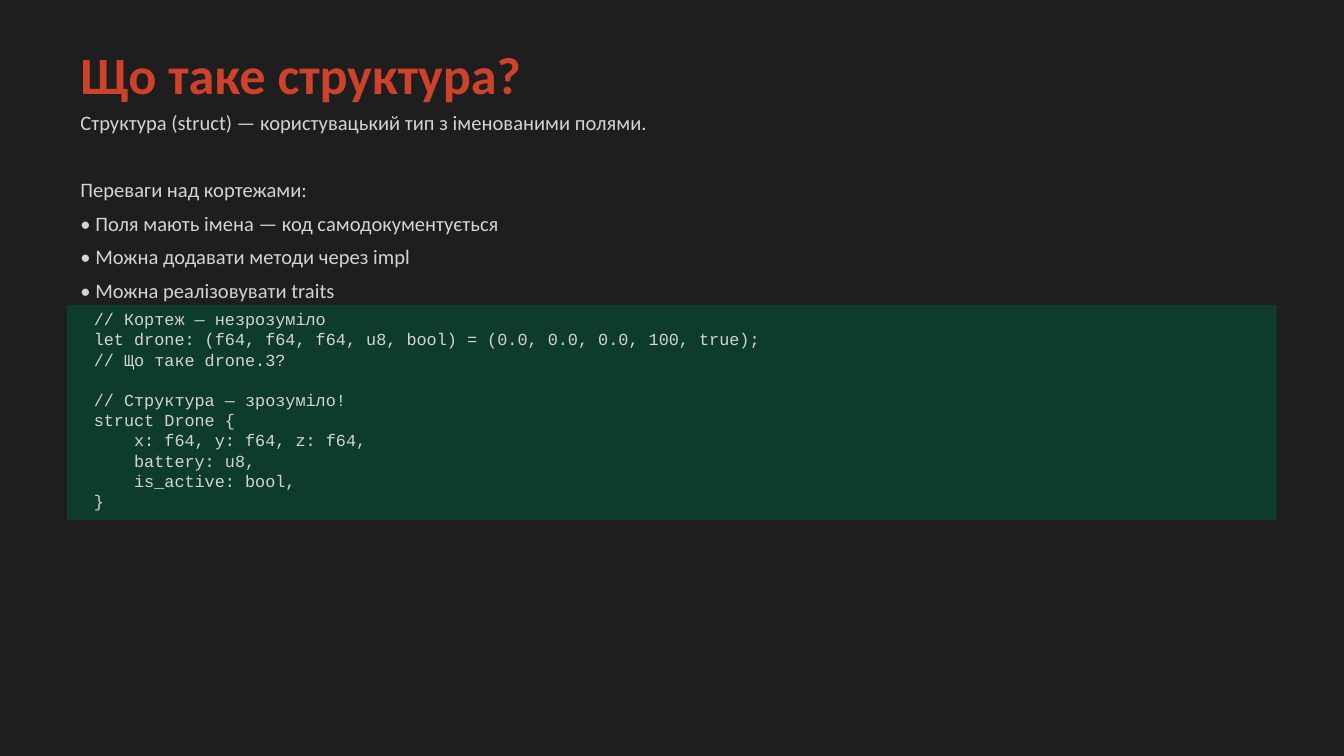
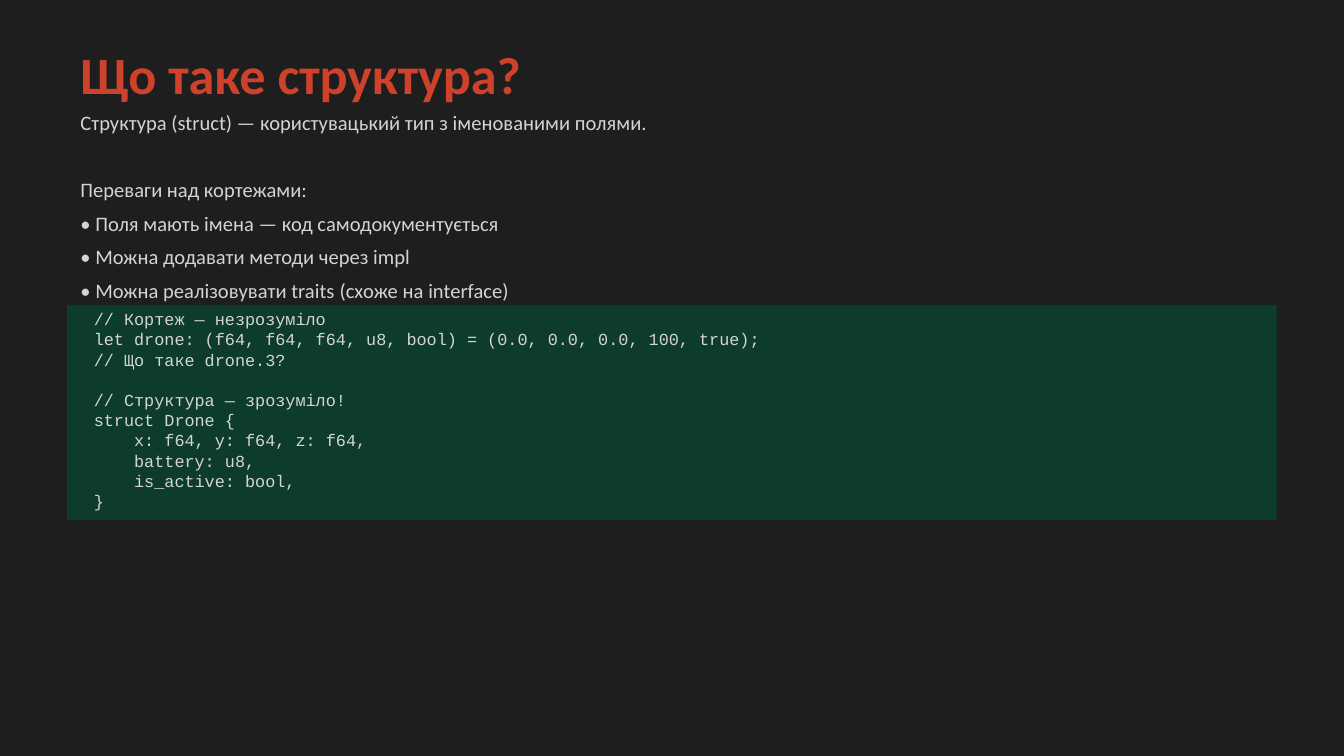
Before and after one commit to oleksiibychkov/rust-mas-textbook, a slide deck: slide 41 of src/lectures/ppt/Лекція_2_Rust_Розширена.pptx (slide 39 before the commit). Drawn at 1344x756 pixels with LibreOffice and Linux fonts; fonts in the diff are those of the drawing. Boxes give left, top, right and bottom in pixels: in the first picture for what was removed or moved away, otherwise in the second. Text is boxed around its words. In the diff, an @@ line names an element or a change of style, - is before the commit and + after.

```diff
--- a/src/lectures/ppt/Лекція_2_Rust_Розширена.pptx
+++ b/src/lectures/ppt/Лекція_2_Rust_Розширена.pptx
@@ text at (95, 283, 508, 302): text changed @@
-• Можна реалізовувати traits
+• Можна реалізовувати traits (схоже на interface)
```
Also in this commit, not shown: 10 other slides changed, 5 slides added, 1 other file.
